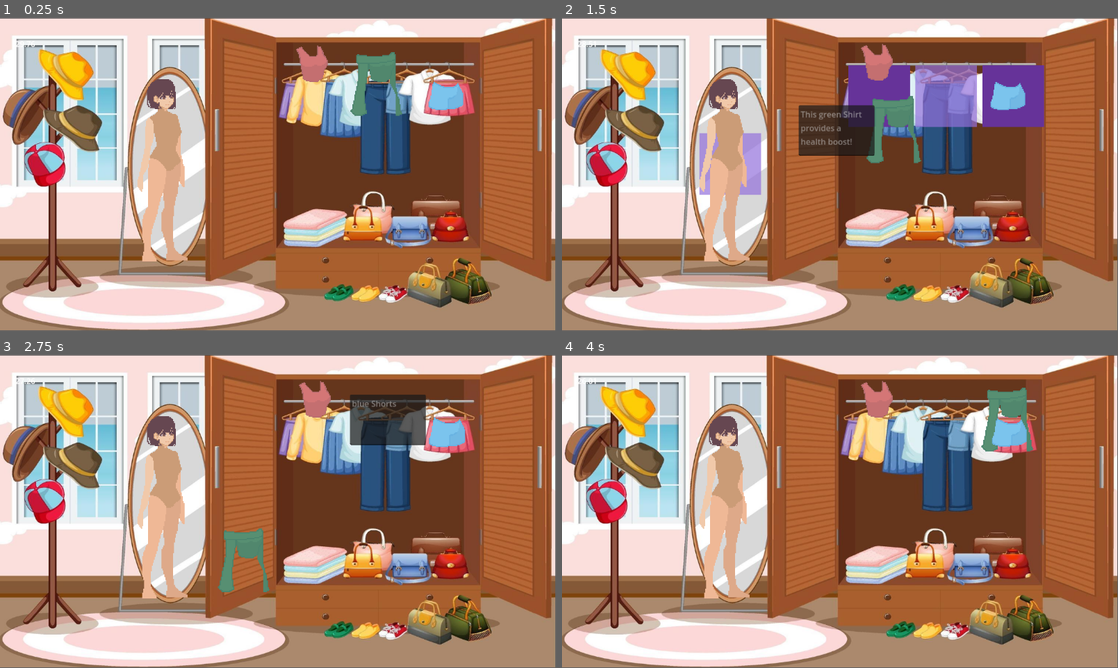
Above: before the commit, frames 1-4 (two rows, left to right).
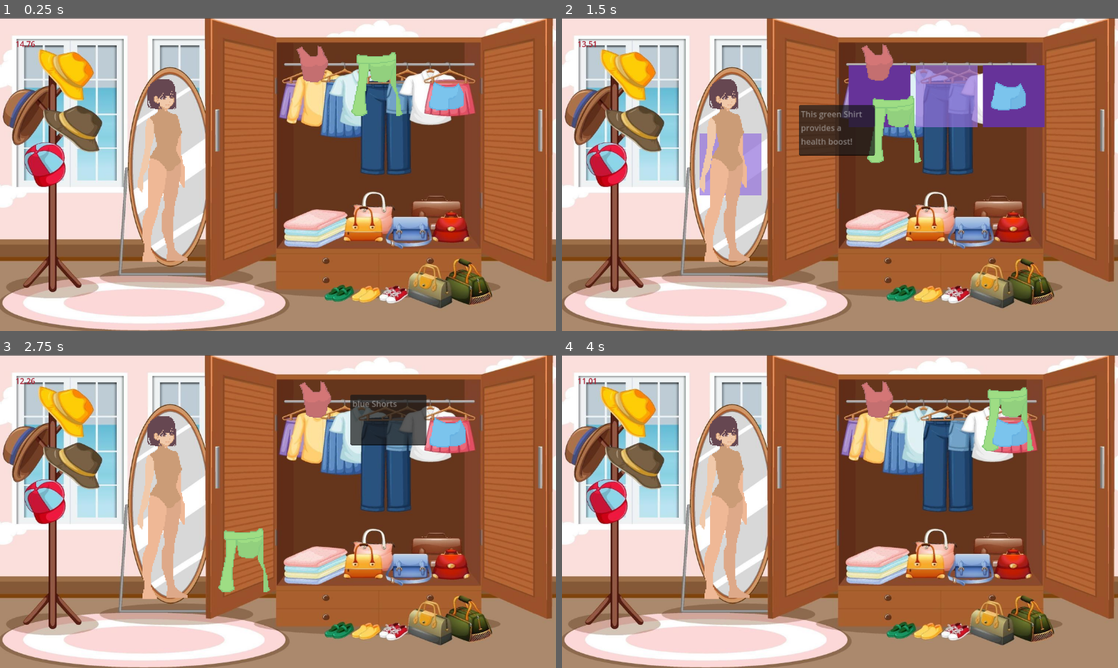
Above: after the commit, the same moments.

Repository: tyler-ross26/Dress-To-Aggress
Game: Godot game, scene res://Scenes/DressUp.tscn
Two runs of this game, one before a commit and one after it. Both use one fixed random seed, a clock stepped at 60 frames per second and the inputs below.
Inputs (mouse positions are in pixels of both pictures, inside the frame that each line leads up to):
- Up to frame 1 (0.25 s): no input
- Up to frame 2 (1.5 s): tap Enter at 0.5 s; drag from (878, 96) to (895, 105) at 0.52 s; drag from (945, 96) to (812, 237) at 1.27 s
- Up to frame 3 (2.75 s): move the mouse to (450, 433) at 2.02 s; hold S (Key_S) from 2.03 s (still down); click (450, 433) at 2.17 s; tap Space (Space) at 2.3 s
- Up to frame 4 (4 s): release S (Key_S) at 2.75 s; tap Space (Space) at 2.75, 3.8 s; drag from (812, 574) to (1012, 433) at 2.77 s; move the mouse to (1006, 558) at 3.52 s; press the mouse at (1006, 558) at 3.53 s
In our replay, the window is 799x449 before the commit and 800x450 after it. These sizes can differ from the game's own. Grey fills any space a smaller window leaves; there, only what the larger window draws over its background counts as a difference.

The runs differ from the first frame. In frame 1, 5.7% of the frame differs, in the area x 0-100%, y 0-100%; in frame 2, 5.7%; in frame 3, 5.7%; in frame 4, 5.7%.

Commit message:
transferring data with text file works

Diff:
--- a/Assets/Resources/blueShorts.tres
+++ b/Assets/Resources/blueShorts.tres
@@ -22,6 +22,7 @@
 stylePoints = 0
 styleMultiplier = 0.0
 speedChange = 0.0
+name = "blueShorts"
 outfitSet = "Basic"
 outfitPattern = "Solid"
 description = "blue Shorts"
--- a/Assets/Resources/greenShirt.tres
+++ b/Assets/Resources/greenShirt.tres
@@ -22,10 +22,11 @@
 stylePoints = 5
 styleMultiplier = 1.0
 speedChange = 0.0
+name = "greenShirt"
 outfitSet = "Basic"
 outfitPattern = "Solid"
 description = "This green Shirt provides a health boost!"
-color = Color(0.401688, 0.612407, 0.467504, 1)
+color = Color(0.72549, 0.945098, 0.537255, 1)
 mirrorPose = ExtResource("5_nn0c2")
 idlePose0 = ExtResource("1_qr15n")
 idlePose1 = ExtResource("2_wprcd")
--- a/Assets/Resources/redShirt.tres
+++ b/Assets/Resources/redShirt.tres
@@ -22,6 +22,7 @@
 stylePoints = 5
 styleMultiplier = 1.0
 speedChange = 0.0
+name = "redShirt"
 outfitSet = "Basic"
 outfitPattern = "Solid"
 description = "This beautiful Red Shirt provides a slight damage boost!"
--- a/Scenes/AnimationTesting.tscn
+++ b/Scenes/AnimationTesting.tscn
@@ -20,6 +20,7 @@
 [node name="AnimationTesting" type="Node2D"]
 
 [node name="Body" type="AnimatedSprite2D" parent="."]
+texture_filter = 1
 position = Vector2(353, 282)
 scale = Vector2(2, 2)
 sprite_frames = SubResource("SpriteFrames_m2xbj")
@@ -27,12 +28,14 @@
 current_wearable = ExtResource("4_f8v3u")
 
 [node name="PantsLayer" type="AnimatedSprite2D" parent="."]
+texture_filter = 1
 scale = Vector2(2, 2)
 sprite_frames = SubResource("SpriteFrames_dnq0y")
 script = ExtResource("1_c8tcj")
 current_wearable = ExtResource("2_dnq0y")
 
-[node name="Shirt Layer" type="AnimatedSprite2D" parent="."]
+[node name="ShirtLayer" type="AnimatedSprite2D" parent="."]
+texture_filter = 1
 scale = Vector2(2, 2)
 sprite_frames = SubResource("SpriteFrames_x7cev")
 script = ExtResource("1_c8tcj")
--- a/Scenes/DressUp.tscn
+++ b/Scenes/DressUp.tscn
@@ -60,4 +60,5 @@
 current_wearable = ExtResource("6_c28ve")
 
 [node name="Dressup Timer" parent="." instance=ExtResource("8_6bvah")]
+modulate = Color(0.662085, 0.11511, 0.191862, 1)
 position = Vector2(-544, -282)
--- a/Scenes/GenerateAnimationLayre.gd
+++ b/Scenes/GenerateAnimationLayre.gd
@@ -7,14 +7,30 @@
 @onready
 var animation_player: AnimatedSprite2D
 
+
 func  _ready() -> void:
 
 	animation_player = self
 
+	var textFile = "res://Assets/OutfitSaveFile.txt"
+	var file  = FileAccess.open(textFile, FileAccess.READ)
+	var shirt_text =  file.get_as_text().get_slice(",",1)
+	var pants_text =  file.get_as_text().get_slice(",",0)
+
+
+	print(pants_text+","+shirt_text)
+
+	if self.name == "PantsLayer":
+		self.current_wearable = load("res://Assets/Resources/"+pants_text+".tres")
+
+
+	if self.name == "ShirtLayer":
+		self.current_wearable = load("res://Assets/Resources/"+shirt_text+".tres")
 
 	self.position  = $"../Body".position
 	self.scale = Vector2(3.0,3.0)
 	self.modulate = current_wearable.color
+
 
 	animation_player.sprite_frames = SpriteFrames.new()
 	createAnimation("idle")
--- a/Scenes/drag_interaction_provider.gd
+++ b/Scenes/drag_interaction_provider.gd
@@ -48,24 +48,6 @@
 
 
 func _input(event):
-	# Check for left mouse button press
-
-	#get the current outfit
-	if event is InputEventKey and Input.is_action_just_pressed("Space") and event.pressed:
-		print ("Space")
-			# Perform a collision query at the mouse position
-		var space_state = get_world_2d().direct_space_state
-
-		var query = PhysicsPointQueryParameters2D.new()
-		query.position = $"../Platform".position
-		query.collide_with_bodies = true  # Adjust as needed
-		query.collide_with_areas = true
-
-		var results = space_state.intersect_point(query)
-
-		for r in results:
-			print(r.collider.get_parent().name)
-
 
 	#get the object that is clicked
 	if event is InputEventMouseButton and Input.is_action_just_pressed("click") and event.pressed:
--- a/Scenes/dressup_timer.gd
+++ b/Scenes/dressup_timer.gd
@@ -2,12 +2,46 @@
 
 @export var dressupTimer: float
 
+
+var pants_text :String
+var shirt_text :String
+var file : FileAccess
+
 func _ready() -> void:
+	pants_text =  "blueShorts"
+	shirt_text = "redShirt"
+	file  = FileAccess.open("res://Assets/OutfitSaveFile.txt", FileAccess.READ_WRITE)
+
 	$Timer.start(dressupTimer)
 
 func _process(delta: float) -> void:
 	$RichTextLabel.text = str($Timer.time_left).pad_decimals(2)
 
 func _on_timer_timeout() -> void:
+	var results = get_last_outfit();
+
+	if results.size() == 2:
+		shirt_text = results[1].collider.get_parent().current_wearable.get_outfit_name()
+
+	if results.size() >= 3:
+		pants_text = results[1].collider.get_parent().current_wearable.get_outfit_name()
+		shirt_text = results[2].collider.get_parent().current_wearable.get_outfit_name()
+
+	file.store_string(pants_text+","+shirt_text+",")
+	print(file.get_as_text())
+
 	var tree: SceneTree = get_tree()
-	tree.change_scene_to_file("res://Scenes/DressUp.tscn") #replace with fighting scene
+	tree.change_scene_to_file("res://Scenes/AnimationTesting.tscn") #replace with fighting scene
+
+
+func get_last_outfit() -> Array[Dictionary]:
+	var space_state = get_world_2d().direct_space_state
+
+	var query = PhysicsPointQueryParameters2D.new()
+	query.position = $"../Platform".position
+	query.collide_with_bodies = true  # Adjust as needed
+	query.collide_with_areas = true
+
+	var results = space_state.intersect_point(query)
+
+	return results
--- a/Scenes/dressup_timer.tscn
+++ b/Scenes/dressup_timer.tscn
@@ -6,7 +6,7 @@
 script = ExtResource("1_s0ml5")
 
 [node name="Timer" type="Timer" parent="."]
-wait_time = 30.0
+wait_time = 15.0
 
 [node name="RichTextLabel" type="RichTextLabel" parent="."]
 offset_right = 265.0
--- a/Scenes/object.gd
+++ b/Scenes/object.gd
@@ -18,6 +18,9 @@
 	stat_box.text = current_wearable.get_description()
 	$Sprite2D.texture = current_wearable.get_mirror_pose()
 
+
+func get_current_wearable() -> Wearable:
+	return current_wearable
 	#
 #func _process(delta):
 	#if not started:
--- a/Scripts/Wearable.gd
+++ b/Scripts/Wearable.gd
@@ -13,6 +13,7 @@
 @export var speedChange: float #x.x multiplier
 
 @export_category("Clothing Information")
+@export var name: String
 @export var outfitSet: String
 @export var outfitPattern: String
 @export var description: String
@@ -54,6 +55,9 @@
 
 func get_speed_change() -> float:
 	return speedChange
+
+func get_outfit_name() -> String:
+	return name
 
 func get_outfit_set() -> String:
 	return outfitSet
--- a/project.godot
+++ b/project.godot
@@ -19,6 +19,10 @@
 [autoload]
 
 global="*res://Scenes/global.gd"
+
+[display]
+
+window/stretch/mode="viewport"
 
 [input]
 
Not shown, added: Assets/OutfitSaveFile.txt
